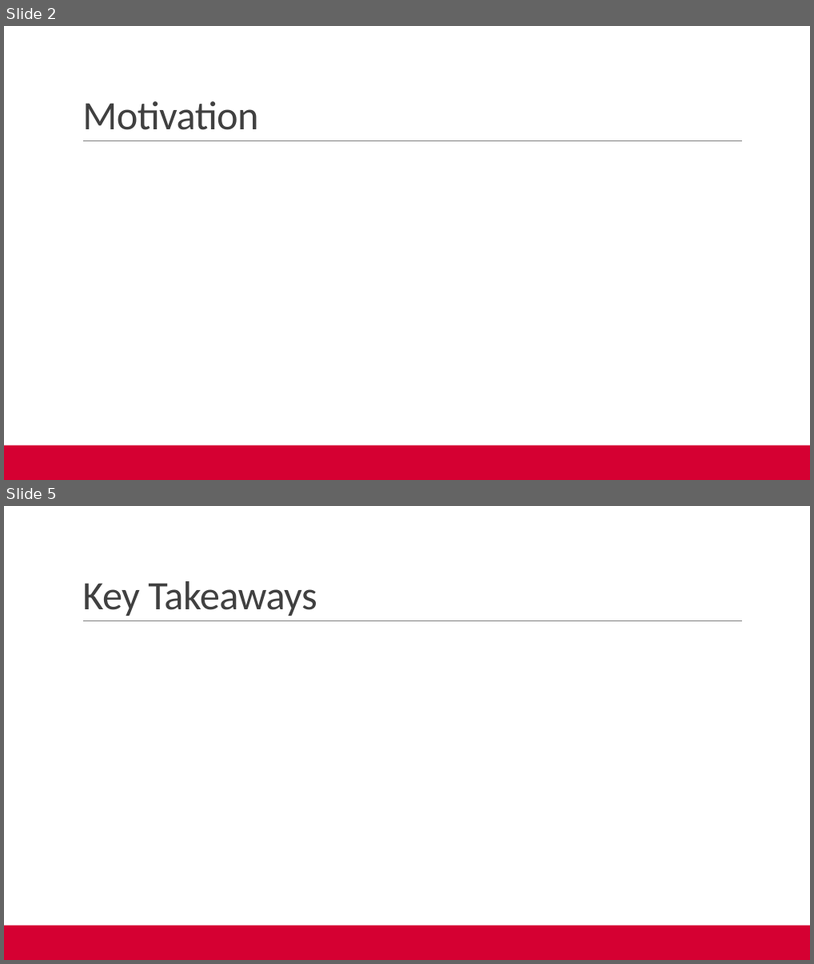
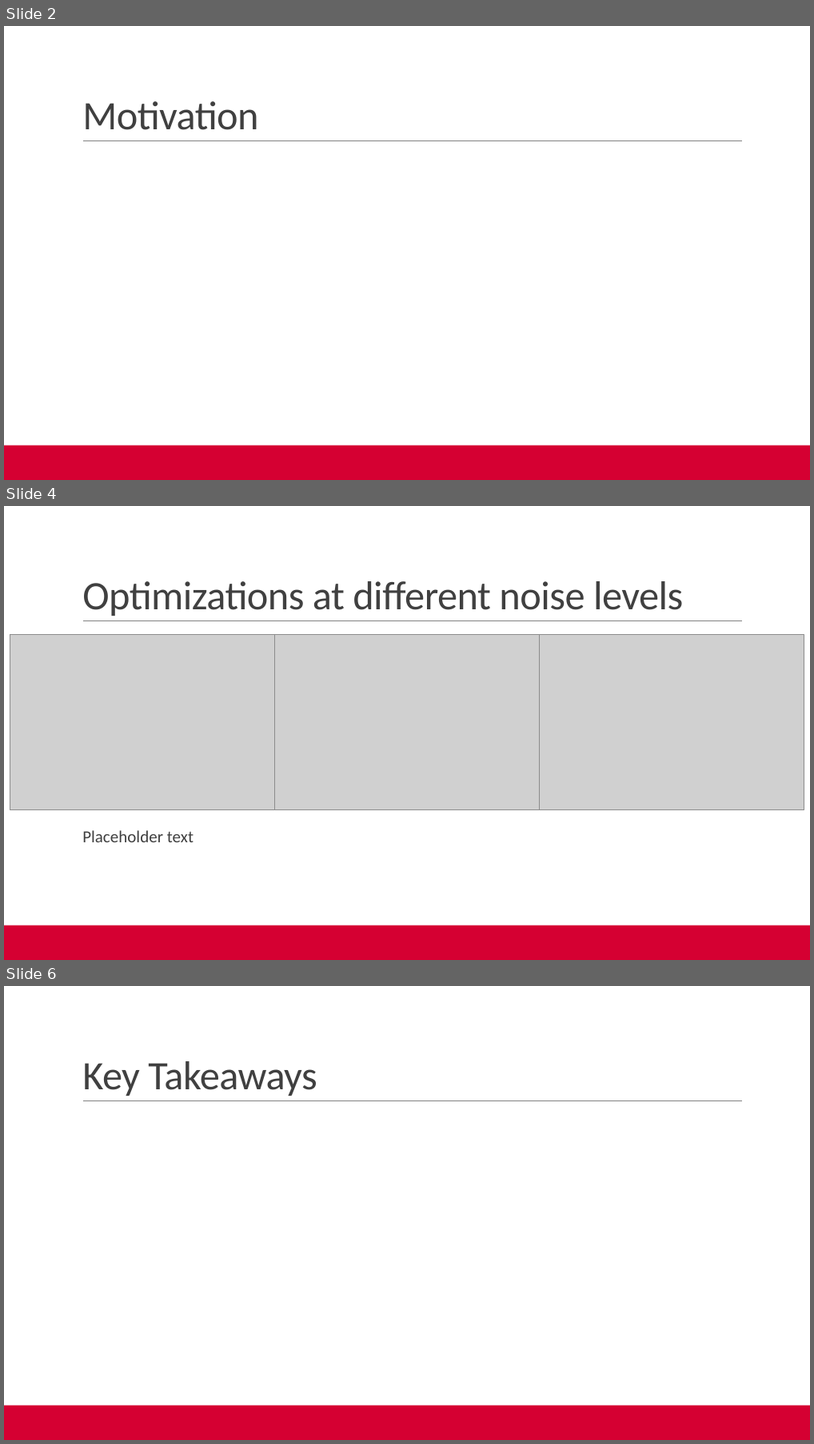
Before and after one commit to DominikTomaszZielinski/BME452FinalProj, a slide deck: Final Presentation.pptx. Shown one above the other, each under a label of ours: slides 2 and 5 before the commit, slides 2, 4 and 6 after it; the slides between them are not shown. The pictures are 814x964 and 814x1444 pixels, drawn with LibreOffice and Linux fonts; fonts in the diff are those of the drawing; grey boxes stand for pictures. Boxes give left, top, right and bottom in pixels: in the first picture for what was removed or moved away, otherwise in the second. Text is boxed around its words. In the diff, an @@ line names an element or a change of style, - is before the commit and + after.

Commit message:
Added new optimization matlab files

```diff
--- a/Final Presentation.pptx
+++ b/Final Presentation.pptx
@@ slide 4 added at (4, 506, 810, 960), background #FFFFFF; not listed: 3 template elements that a slide beside it also shows @@
@@ title added at (82, 581, 683, 616), 48 pt, text #404040 @@
+Optimizations at different noise levels
@@ picture added at (10, 634, 275, 810) @@
@@ picture added at (275, 634, 540, 810) @@
@@ picture added at (540, 634, 805, 810) @@
@@ text added at (82, 830, 194, 842), 20 pt, text #404040 @@
+  Placeholder text
@@ what was slide 5 is now slide 6 @@
```
Also in this commit, not shown: 2 other slides added, 3 slides removed, 4 other files.
